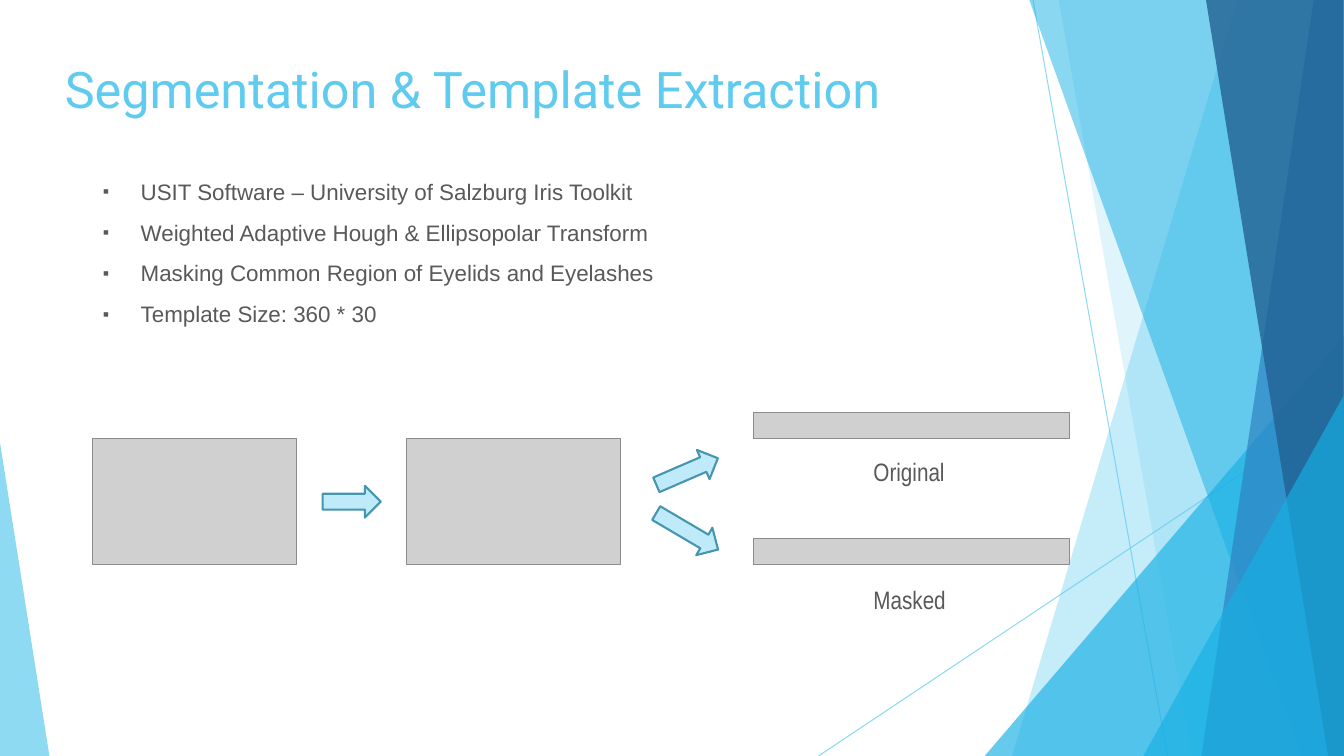
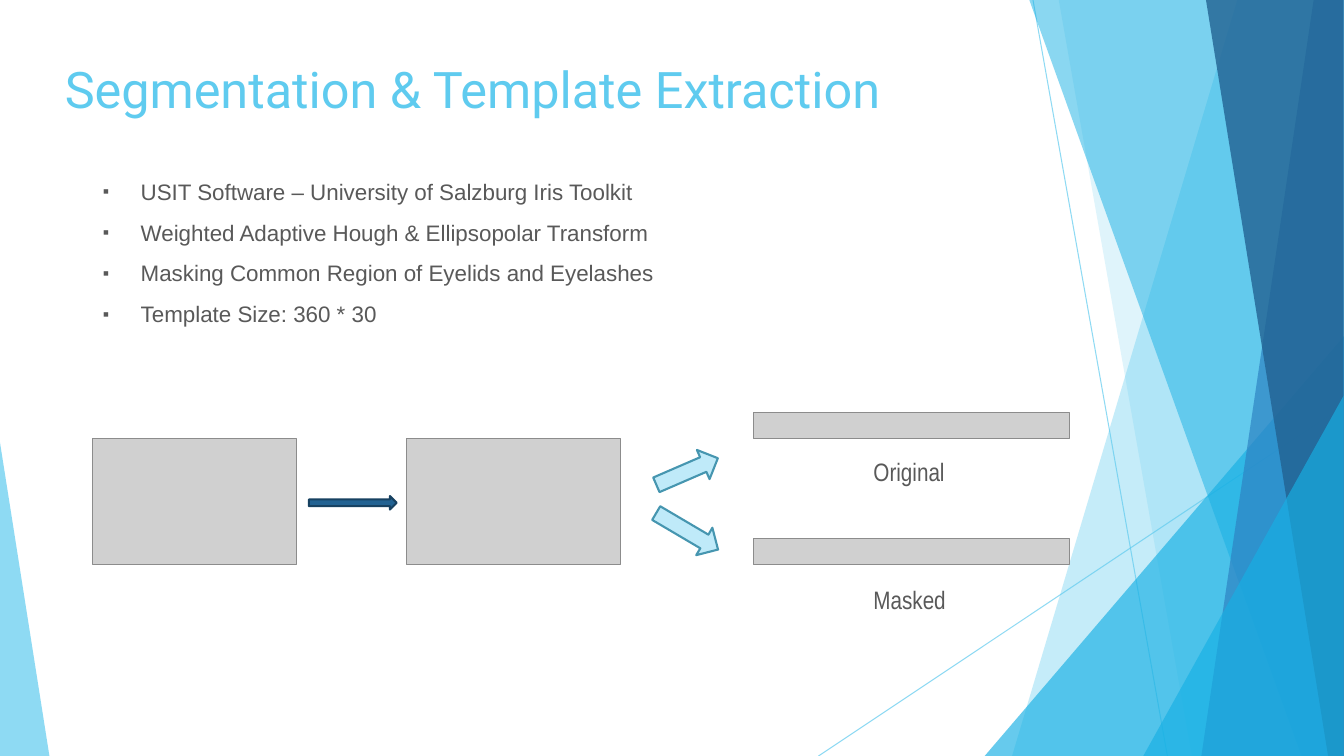
Before and after one commit to kedaramrolkar/IRIS_Gender_Classification, a slide deck: slide 6 of Gender Classification Using Iris Images-presentation_Group-10.pptx. Drawn at 1344x756 pixels with LibreOffice and Linux fonts; fonts in the diff are those of the drawing; grey boxes stand for pictures. Boxes give left, top, right and bottom in pixels: in the first picture for what was removed or moved away, otherwise in the second. Text is boxed around its words. In the diff, an @@ line names an element or a change of style, - is before the commit and + after.

```diff
--- a/Gender Classification Using Iris Images-presentation_Group-10.pptx
+++ b/Gender Classification Using Iris Images-presentation_Group-10.pptx
@@ right arrow: place and size @@
-right arrow at box(323, 486, 381, 518)
+right arrow at box(309, 496, 396, 509)
@@ right arrow at box(309, 496, 396, 509): fill #BFEAF9 to #226292; outline #4696B1 1.5 pt to #174162 1.5 pt @@
```
Also in this commit, not shown: 42 other files.
